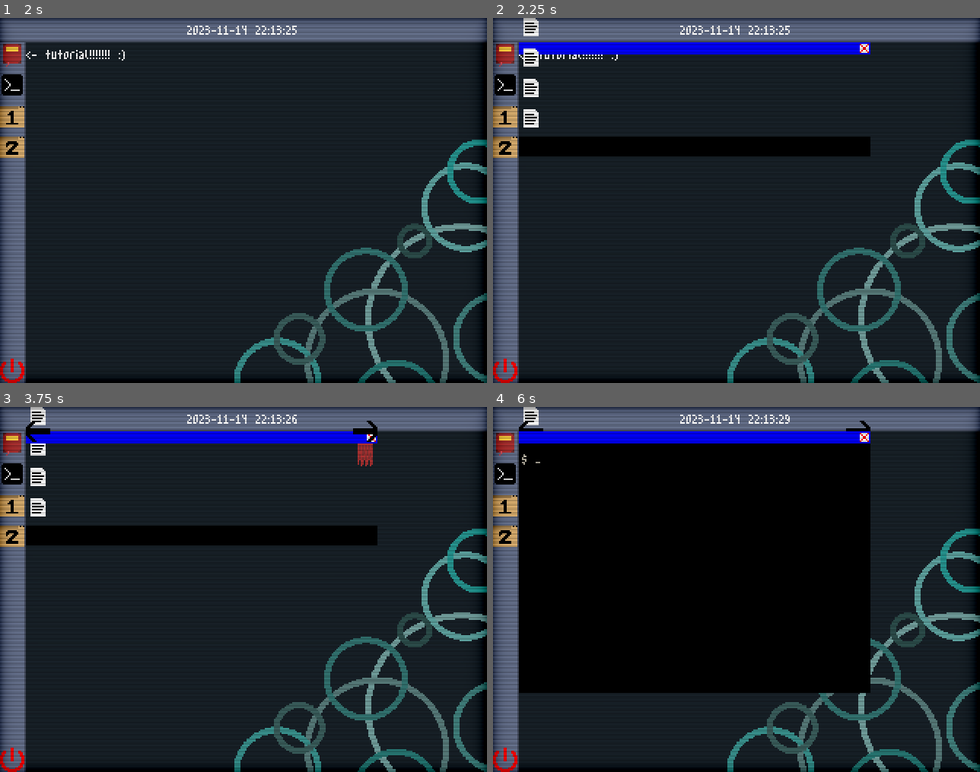
Above: before the commit, frames 1-4 (two rows, left to right).
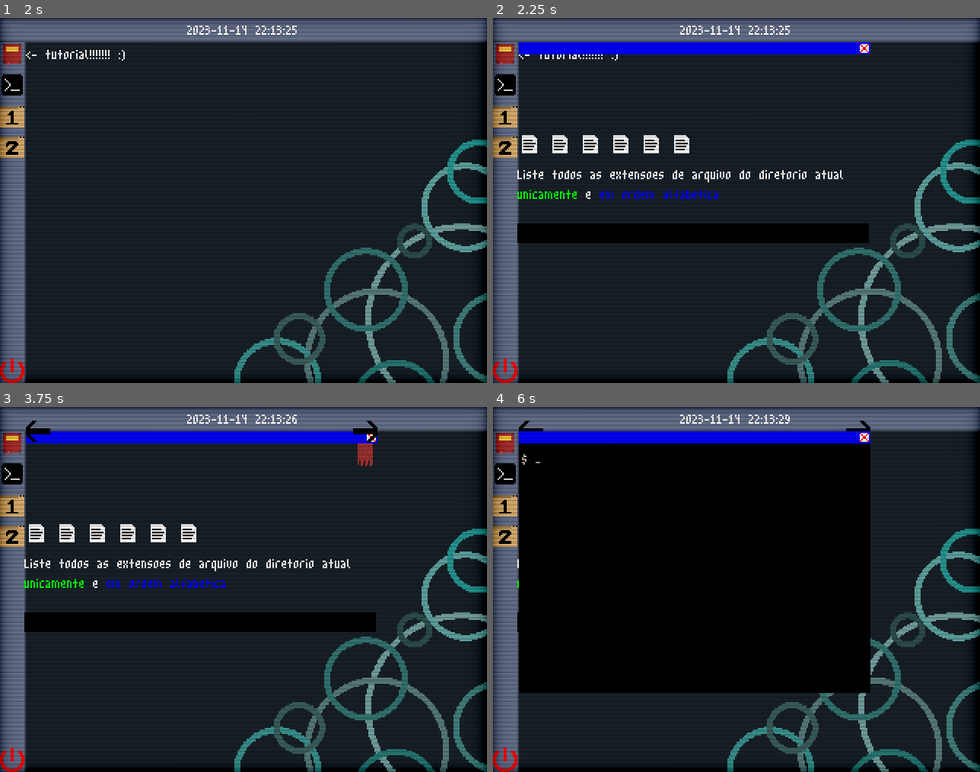
Above: after the commit, the same moments.

Repository: saLucasRd/trabalho-jogo-unix
Game: Godot game, scene res://ui/boot_menu.tscn
Same seed, same stepped clock (60 frames per second), same inputs: the game is played once before the commit and once after it. Sound files missing from this copy of the repository are replaced by a short silence.
Inputs (mouse positions are in pixels of both pictures, inside the frame that each line leads up to):
- Up to frame 1 (2 s): tap Enter at 0.5, 0.6 s; move the mouse to (350, 182) at 0.52 s; hold Up 0.53-1.25 s; click (350, 182) at 0.67 s; tap Space at 0.77 s; drag from (146, 218) to (219, 273) at 1.27 s
- Up to frame 2 (2.25 s): click (502, 116) at 2 s
- Up to frame 3 (3.75 s): click (9, 505) at 2.75 s; click (9, 443) at 3.5 s
- Up to frame 4 (6 s): click (858, 432) at 4.25 s; click (858, 432) at 5 s; click (502, 472) at 5.75 s

Frame 1 is identical in both runs. In frame 2, 9.2% of the frame differs, in the area x 5-78%, y 0-62%; in frame 3, 9.1%; in frame 4, 0.2%.

Commit message:
fixed level, sort of...

Diff:
--- a/ui/level.tscn
+++ b/ui/level.tscn
@@ -14,23 +14,37 @@
 
 [node name="Level" type="Control"]
 layout_mode = 3
-anchors_preset = 15
-anchor_right = 1.0
-anchor_bottom = 1.0
+anchor_left = 0.003
+anchor_top = 0.027
+anchor_right = 0.75
+anchor_bottom = 0.696
+offset_left = 0.04
+offset_top = 23.52
+offset_right = -1.52588e-05
+offset_bottom = -0.0400085
 grow_horizontal = 2
 grow_vertical = 2
 
 [node name="VBoxContainer2" type="VBoxContainer" parent="."]
 layout_mode = 1
-anchors_preset = 15
+anchors_preset = -1
+anchor_left = -0.004
+anchor_top = 0.038
 anchor_right = 1.0
-anchor_bottom = 1.0
+anchor_bottom = 0.812
+offset_left = -0.044
+offset_top = 95.794
+offset_bottom = 75.57
 grow_horizontal = 2
 grow_vertical = 2
 
+[node name="padding" type="Control" parent="VBoxContainer2"]
+layout_mode = 2
+size_flags_vertical = 6
+
 [node name="GridContainer2" type="GridContainer" parent="VBoxContainer2"]
 layout_mode = 2
-size_flags_vertical = 3
+columns = 6
 
 [node name="TextureRect" type="TextureRect" parent="VBoxContainer2/GridContainer2"]
 layout_mode = 2
@@ -58,12 +72,11 @@
 
 [node name="VBoxContainer" type="VBoxContainer" parent="VBoxContainer2"]
 layout_mode = 2
-size_flags_vertical = 3
 theme_override_constants/separation = 0
 
 [node name="RichTextLabel" type="RichTextLabel" parent="VBoxContainer2/VBoxContainer"]
+custom_minimum_size = Vector2(0, 40)
 layout_mode = 2
-size_flags_vertical = 3
 theme_override_fonts/normal_font = ExtResource("1_m123p")
 bbcode_enabled = true
 text = "Liste todos as extensoes de arquivo do diretorio atual [color=green]unicamente[/color] e [color=blue]em ordem alfabetica[/color]"
